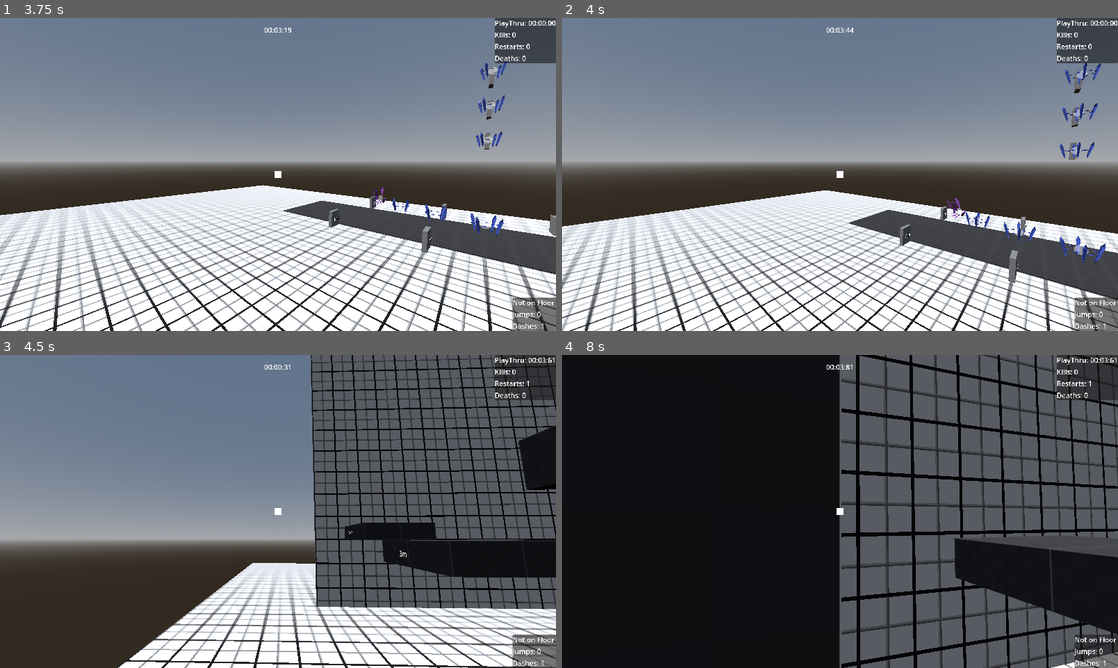
Above: before the commit, frames 1-4 (two rows, left to right).
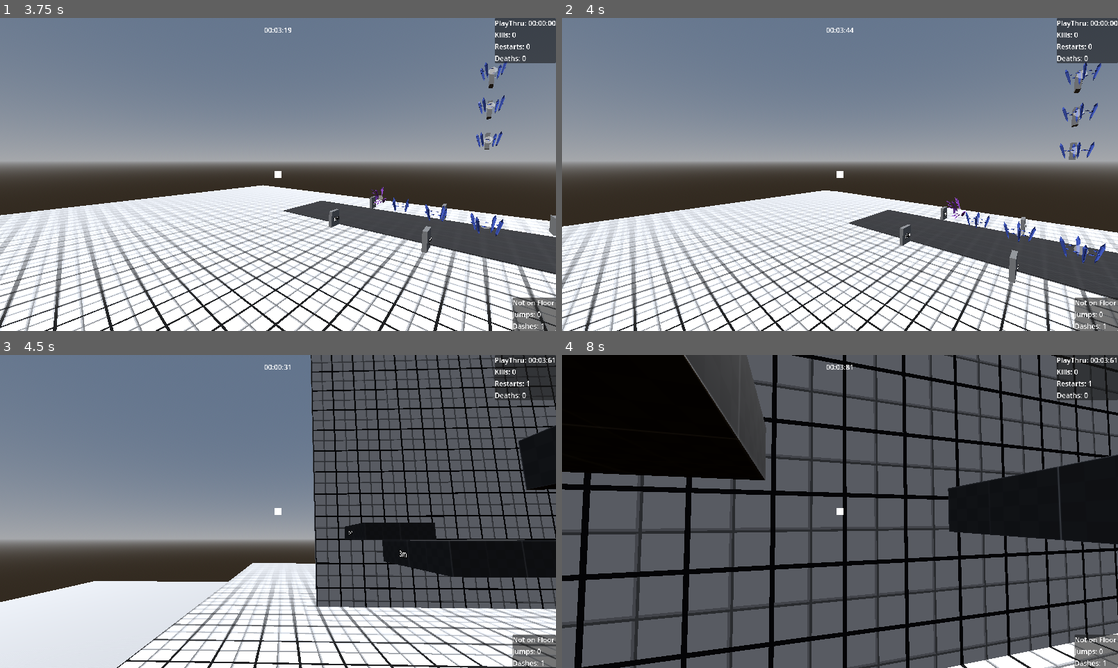
Above: after the commit, the same moments.

Repository: lucasrumney94/GodotGoneWild
Game: Godot game, scene res://Main/metric_playground.tscn
The game is run twice, just before and just after one commit, with the same random seed, the same clock (stepped at 60 frames per second) and the same inputs. This scene is started directly instead of the project's main scene. The engine's default icon, where the game draws it, is replaced by a stand-in: a white triangle on a blue panel in a dark square. A sky picture missing from this copy of the repository is replaced by a grey-blue gradient.
Inputs (mouse positions are in pixels of both pictures, inside the frame that each line leads up to):
- Up to frame 1 (3.75 s): move the mouse to (305, 174) at 0.52 s; hold W (move_forward) from 0.53 s (still down); click (305, 174) at 0.6 s; tap Space (jump) at 0.77, 0.8, 1.07, 1.35, 1.52, 1.82, 2.3, 3.02, 3.32 s; move the mouse to (250, 174) at 1.27 s; click (250, 174) at 1.55 s; move the mouse to (289, 168) at 2.02 s; click (289, 168) at 2.1 s; move the mouse to (272, 180) at 2.77 s; right-click (272, 180) at 2.85 s; click (272, 180) at 3.05 s; move the mouse to (316, 177) at 3.52 s; click (316, 177) at 3.6 s
- Up to frame 2 (4 s): keep holding W (move_forward); tap Space (jump) at 3.77, 3.8 s
- Up to frame 3 (4.5 s): keep holding W (move_forward); tap Space (jump) at 4.07, 4.35 s; tap R (restart) at 4.15 s; move the mouse to (233, 508) at 4.27 s
- Up to frame 4 (8 s): tap Space (jump) at 4.52, 4.82, 5.3, 6.02, 6.32, 6.77, 6.8, 7.07, 7.35, 7.52, 7.82 s; click (795, 508) at 4.55 s; move the mouse to (845, 511) at 5.02 s; click (845, 511) at 5.1 s; move the mouse to (817, 505) at 5.77 s; release W (move_forward) at 5.78 s; hold D (move_right) 5.78-6.53 s; right-click (817, 505) at 5.85 s; click (817, 505) at 6.05 s; move the mouse to (867, 511) at 6.52 s; hold W (move_forward) from 6.53 s (still down); click (867, 511) at 6.6 s; move the mouse to (812, 511) at 7.27 s; click (812, 511) at 7.55 s

Frame 1 is identical in both runs. In frame 2, 0.1% of the frame differs, in the area x 49-100%, y 55-69%; in frame 3, 8.0%; in frame 4, 57%, in the area x 0-100%, y 0-100%.

Commit message:
add whoosh, quicken player footstep rate and fall time trigger

Diff:
--- a/godot-wild-tower/Autoload/audio_control.gd
+++ b/godot-wild-tower/Autoload/audio_control.gd
@@ -35,6 +35,10 @@
 
 @export var crystal_impact_sound: AudioStream
 @export_range(-36, 12) var crystal_impact_sound_gain: float
+
+@export var player_footstep_sounds: Array[AudioStream] = []
+@export_range(-36, 12) var player_footstep_sound_gain: float
+
 
 @export var low_pass_normal_cutoff:float = 8000
 ##@export var low_pass_slomo_cutoff:float = 80
@@ -44,6 +48,10 @@
 
 @export var low_pass_cutoff_lower_bound:float = 400
 @export var pitch_shift_cutoff_lower_bound:float = .4
+
+var long_fall_target_volume:float = 0.0
+var long_fall_low_volume:float = -128.
+var long_fall_audio_stream: AudioStreamPlayer2D
 
 var sfx_index: int
 var sfx_lowpass: AudioEffectLowPassFilter
@@ -75,24 +83,40 @@
 	GameEvents.long_fall_started.connect(play_long_fall)
 	GameEvents.projectile_impact.connect(play_projectile_impact)
 	GameEvents.crystal_impact.connect(play_crystal_impact)
+	GameEvents.footstep.connect(play_footstep)
+
+
 
 	sfx_index = AudioServer.get_bus_index("effects")
-	print("sfx index is ", sfx_index)
+	#print("sfx index is ", sfx_index)
 	sfx_lowpass = AudioServer.get_bus_effect(sfx_index,0)
 	sfx_pitchshift = AudioServer.get_bus_effect(sfx_index,1)
 
 	music_index = AudioServer.get_bus_index("music")
-	print("music index is ", music_index)
+	#print("music index is ", music_index)
 	music_lowpass = AudioServer.get_bus_effect(music_index,0)
 	music_pitchshift = AudioServer.get_bus_effect(music_index,1)
+
+	long_fall_target_volume = long_fall_low_volume
+	long_fall_audio_stream = AudioStreamPlayer2D.new()
+	long_fall_audio_stream.stream = long_fall_sound
+	long_fall_audio_stream.volume_db = long_fall_low_volume
+	long_fall_audio_stream.ProcessMode.PROCESS_MODE_ALWAYS
+	add_child(long_fall_audio_stream)
+	long_fall_audio_stream.play()
+
+
 
 # Called every frame. 'delta' is the elapsed time since the previous frame.
 func _process(delta: float) -> void:
 	# React to being paused
 	if (get_tree().paused):
 		music_player.volume_db = music_player_pause_gain;
+		long_fall_audio_stream.volume_db = long_fall_low_volume
 	else:
 		music_player.volume_db = music_player_gain;
+		long_fall_audio_stream.volume_db = lerp(long_fall_audio_stream.volume_db, long_fall_target_volume, 0.3)
+
 
 	sfx_lowpass.cutoff_hz = remap(Engine.time_scale, 0. ,1.0,low_pass_cutoff_lower_bound, low_pass_normal_cutoff)
 	sfx_pitchshift.pitch_scale = remap(Engine.time_scale, 0. ,1.0,pitch_shift_cutoff_lower_bound,pitch_shift_normal_pitch_scale)
@@ -112,21 +136,25 @@
 	play_2D_sound(level_finish_sound)
 
 func play_player_jumped(world_position: Vector3):
-	play_3D_sound(world_position, player_jump_sound, player_jump_gain)
+	play_3D_sound_random_pitch(world_position, player_jump_sound, player_jump_gain, 0.8, 0.95)
 
 func play_player_hit_floor(world_position: Vector3):
 	play_3D_sound(world_position, player_hit_floor_sound, player_hit_floor_gain)
+	long_fall_target_volume = long_fall_low_volume
+	long_fall_audio_stream.volume_db = long_fall_low_volume
 
 func play_player_dash():
 	play_2D_sound(player_dash_sound)
+	long_fall_target_volume = long_fall_low_volume
+	long_fall_audio_stream.volume_db = long_fall_low_volume
 
 func play_crystal_impact(world_position: Vector3):
-	print("Playing Crystal Impact")
+	#print("Playing Crystal Impact")
 	play_3D_sound_random_pitch(world_position, crystal_impact_sound, crystal_impact_sound_gain, .7, 1.7)
 
 func play_player_enemy_dash():
 	# change lowpass on slow time
-	print("enemy dash time scale SLOW", Time.get_ticks_msec())
+	#print("enemy dash time scale SLOW", Time.get_ticks_msec())
 	# sfx_lowpass.cutoff_hz = low_pass_slomo_cutoff;
 	# music_lowpass.cutoff_hz = low_pass_slomo_cutoff;
 	# sfx_pitchshift.pitch_scale = pitch_shift_slomo_pitch_scale
@@ -135,6 +163,9 @@
 	play_2D_sound(player_enemy_dash_sound)
 	#await get_tree().create_timer(slomo_effect_length).timeout
 	#reset_pitch_and_cutoff()
+
+	long_fall_target_volume = long_fall_low_volume
+	long_fall_audio_stream.volume_db = long_fall_low_volume
 
 # func reset_pitch_and_cutoff():
 # 	sfx_lowpass.cutoff_hz = low_pass_normal_cutoff
@@ -147,9 +178,12 @@
 	play_2D_sound(restarting_sound)
 
 func play_long_fall():
-	play_2D_sound(long_fall_sound)
-
-
+	# print("playing long fall sound")
+	long_fall_target_volume = long_fall_sound_gain
+	#play_2D_sound(long_fall_sound, long_fall_sound_gain)
+
+func play_footstep(world_position: Vector3):
+	play_3D_sound(world_position, player_footstep_sounds.pick_random(),player_footstep_sound_gain)
 
 
 func play_3D_sound(world_position: Vector3, file_to_play: Resource, gain:float=0.0):
@@ -168,12 +202,13 @@
 	player.position = world_position
 	var rng = RandomNumberGenerator.new()
 	player.pitch_scale = rng.randf_range(pitch_range_low, pitch_range_high)
-	print("pitch scale randomized to", player.pitch_scale)
+	#print("pitch scale randomized to", player.pitch_scale)
 	player.volume_db = gain
 	add_child(player)
 	player.play()
 	await player.finished
 	player.queue_free()
+
 
 
 func play_2D_sound(file_to_play: Resource, gain:float = 0.0):
@@ -184,3 +219,9 @@
 	player.play()
 	await player.finished
 	player.queue_free()
+
+
+# Plan
+# play the sound at the start
+# constantly set the volume in process with a lerp based on a target variable who is set by fall-start and player-landing
+#
--- a/godot-wild-tower/Autoload/audio_control.tscn
+++ b/godot-wild-tower/Autoload/audio_control.tscn
@@ -9,9 +9,13 @@
 [ext_resource type="AudioStream" uid="uid://7wfkdjqob7ni" path="res://Audio/GodotWildJamSFX_DashFASTER.wav" id="5_isu52"]
 [ext_resource type="AudioStream" uid="uid://dyr54hpvhqujr" path="res://Audio/GodotWildJamSFX_PDASH.wav" id="5_vhifl"]
 [ext_resource type="AudioStream" uid="uid://x7xwd4g7a6uu" path="res://Audio/GodotWildJamSFX_restart.wav" id="6_ptvqt"]
-[ext_resource type="AudioStream" uid="uid://b6dq3lmhb6x3r" path="res://Audio/GodotWildJamSFX_LONGFALL.wav" id="7_k7kpr"]
+[ext_resource type="AudioStream" uid="uid://blj4jbfigcey3" path="res://Audio/LongFallBrownNoise.wav" id="9_ky675"]
 [ext_resource type="AudioStream" uid="uid://o8k4sknm3nvx" path="res://Audio/ProjectileFizzle.wav" id="10_o1oed"]
 [ext_resource type="AudioStream" uid="uid://djm8upyft7tc7" path="res://Audio/CrystalImpact.wav" id="11_qu2b4"]
+[ext_resource type="AudioStream" uid="uid://lk53vlrv3j3j" path="res://Audio/151222__owlstorm__hard-female-footstep-4.wav" id="12_r2r5y"]
+[ext_resource type="AudioStream" uid="uid://c8jn47g7f8jgq" path="res://Audio/151232__owlstorm__hard-female-footstep-1.wav" id="13_vwll3"]
+[ext_resource type="AudioStream" uid="uid://dkd3fltdrc81c" path="res://Audio/151237__owlstorm__hard-female-footstep-3.wav" id="14_bsse6"]
+[ext_resource type="AudioStream" uid="uid://7vfr3ajc4dyq" path="res://Audio/151238__owlstorm__hard-female-footstep-2.wav" id="15_6j145"]
 
 [node name="AudioControl" type="Node" node_paths=PackedStringArray("music_player")]
 process_mode = 3
@@ -22,7 +26,7 @@
 level_started_gain = -12.0
 level_finish_sound = ExtResource("3_06mfg")
 player_jump_sound = ExtResource("4_bmnup")
-player_jump_gain = -10.69
+player_jump_gain = -12.0
 player_hit_floor_sound = ExtResource("5_4ucpw")
 player_hit_floor_gain = -10.625
 player_dash_sound = ExtResource("5_vhifl")
@@ -31,12 +35,14 @@
 player_enemy_dash_sound_gain = -2.447
 restarting_sound = ExtResource("6_ptvqt")
 restarting_sound_gain = -3.18
-long_fall_sound = ExtResource("7_k7kpr")
-long_fall_sound_gain = -3.78
+long_fall_sound = ExtResource("9_ky675")
+long_fall_sound_gain = -10.815
 projectile_impact_sound = ExtResource("10_o1oed")
-projectile_impact_sound_gain = -12.0
+projectile_impact_sound_gain = -6.0
 crystal_impact_sound = ExtResource("11_qu2b4")
 crystal_impact_sound_gain = -20.0
+player_footstep_sounds = Array[AudioStream]([ExtResource("12_r2r5y"), ExtResource("13_vwll3"), ExtResource("14_bsse6"), ExtResource("15_6j145")])
+player_footstep_sound_gain = -4.58
 low_pass_cutoff_lower_bound = 140.0
 pitch_shift_cutoff_lower_bound = 0.8
 
--- a/godot-wild-tower/Main/metric_playground.tscn
+++ b/godot-wild-tower/Main/metric_playground.tscn
@@ -46,6 +46,12 @@
 size = Vector3(50, 0.5, 50)
 material = ExtResource("3_a0krp")
 
+[node name="Floor2" type="CSGBox3D" parent="WorldEnvironment"]
+transform = Transform3D(10, 0, 0, 0, 10, 0, 0, 0, 10, 0, -50, 0)
+use_collision = true
+size = Vector3(50, 0.5, 50)
+material = ExtResource("3_a0krp")
+
 [node name="Targeting Range" type="MeshInstance3D" parent="."]
 transform = Transform3D(1, 0, 0, 0, 1, 0, 0, 0, 1, 17, 0, 0)
 mesh = SubResource("BoxMesh_ojuvn")
--- a/godot-wild-tower/Objects/Player/player.gd
+++ b/godot-wild-tower/Objects/Player/player.gd
@@ -65,7 +65,7 @@
 var camera_base_pos: Vector3
 var camera_shake_intensity: float = 0.1
 
-@export var footstep_delay: float = 0.5
+@export var footstep_delay: float = 0.4
 var step_left: bool = true
 var step_timer: float = 0
 
@@ -174,7 +174,7 @@
 
 		if velocity.y < 0:
 			fall_time += delta
-			if fall_time > 3.0 && !long_fall:
+			if fall_time > 1.3 && !long_fall:
 				long_fall = true
 				GameEvents.emit_long_fall_started()
 
Not shown, added: godot-wild-tower/Audio/LongFallBrownNoise.wav.import
Not shown: 1 places in godot-wild-tower/Autoload/audio_control.tscn that only renumber resources
Not shown: 1 places in godot-wild-tower/Main/metric_playground.tscn that only renumber resources
Not shown, added: godot-wild-tower/Audio/LongFallBrownNoise.wav
